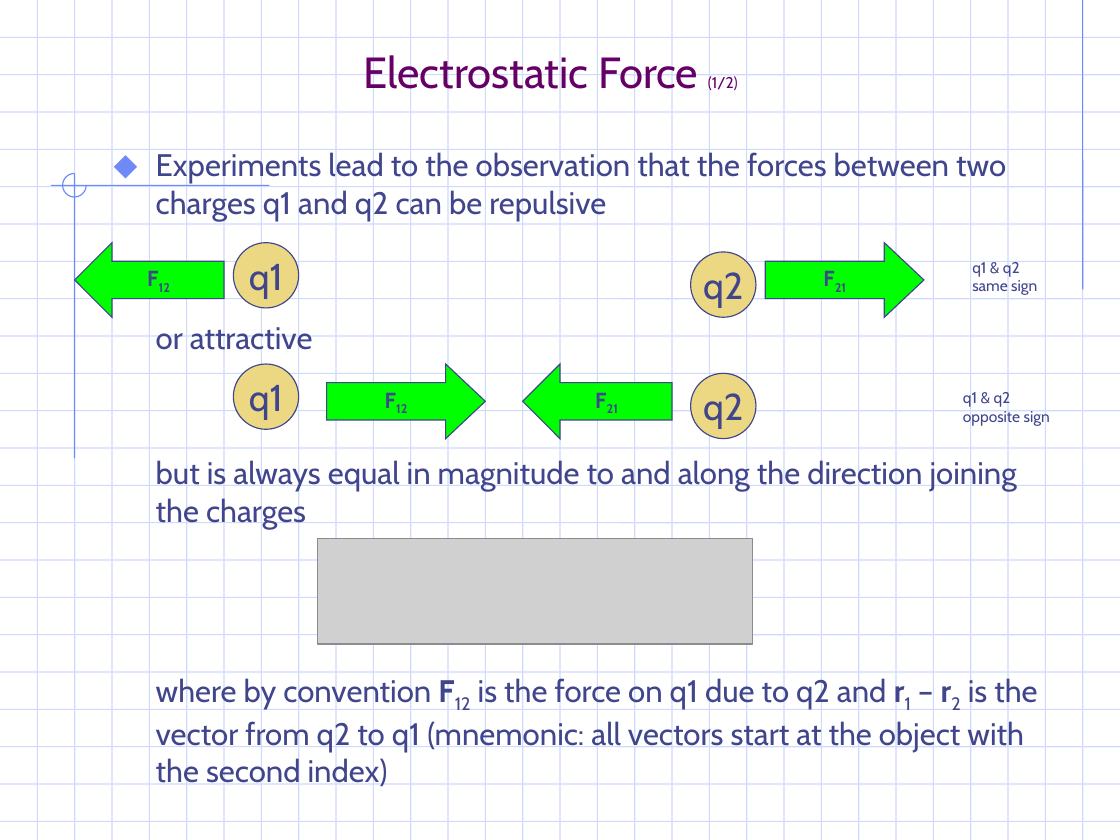
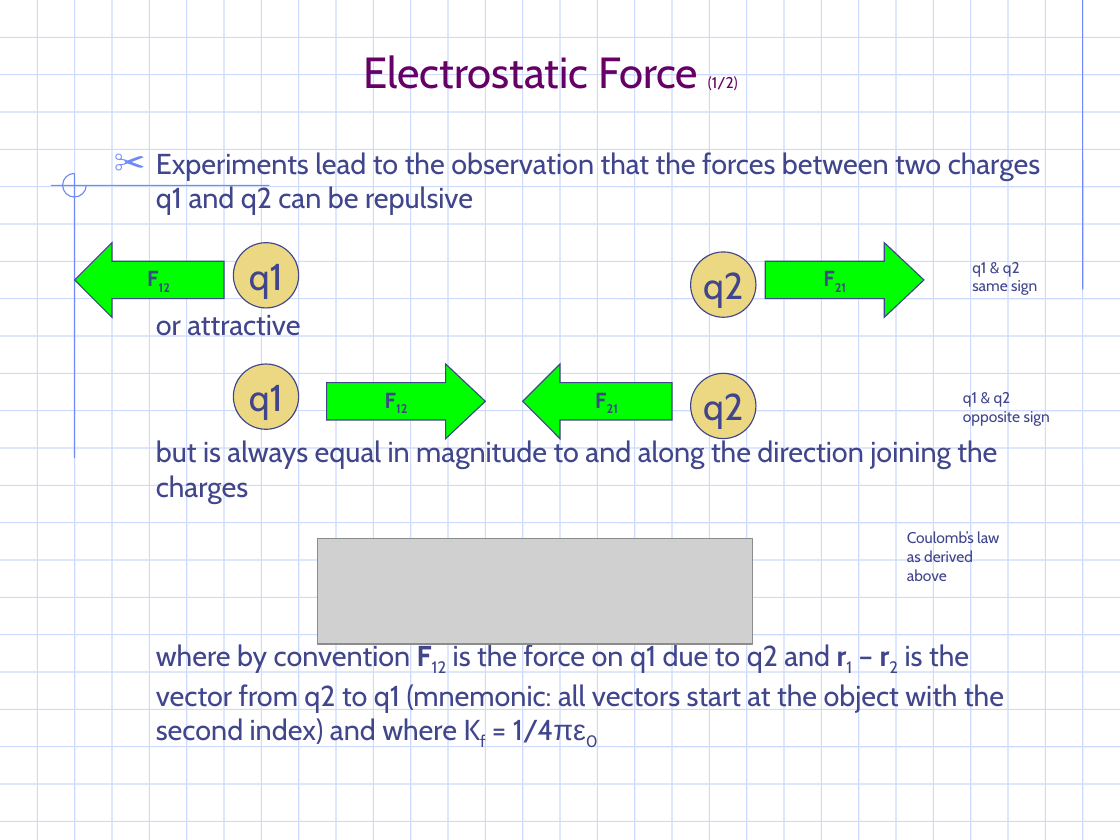
Before and after one commit to gravmath/Projects, a slide deck: slide 35 of PowerPoint/EM_notes.ppt (slide 32 before the commit). Drawn at 1120x840 pixels with LibreOffice and Linux fonts; fonts in the diff are those of the drawing; grey boxes stand for pictures; background and template pictures are left out. Boxes give left, top, right and bottom in pixels: in the first picture for what was removed or moved away, otherwise in the second. Text is boxed around its words. In the diff, an @@ line names an element or a change of style, - is before the commit and + after.

```diff
--- a/PowerPoint/EM_notes.ppt
+++ b/PowerPoint/EM_notes.ppt
@@ text at <box>156,150,1041,504</box>: size 20 to 18.5 pt in "Experiments lead to the observation that the ...", "or attractive", "but is always equal in magnitude to ..."; bullet ⬥ to ✂ @@
@@ text added at <box>907,530,999,585</box>, 10 pt, text #40458C @@
+Coulomb’s law as derived above
@@ text at <box>156,642,1004,747</box>: text changed; size 20 to 18.5 pt @@
-where by convention F12 is the force on q1 due to q2 and r1 – r2 is the vector from q2 to q1 (mnemonic: all vectors start at the object with the second index)
+where by convention F12 is the force on q1 due to q2 and r1 – r2 is the vector from q2 to q1 (mnemonic: all vectors start at the object with the second index) and where Kf = 1/4πε0
```
Also in this commit, not shown: 34 other slides changed, 8 slides added, 6 other files.
